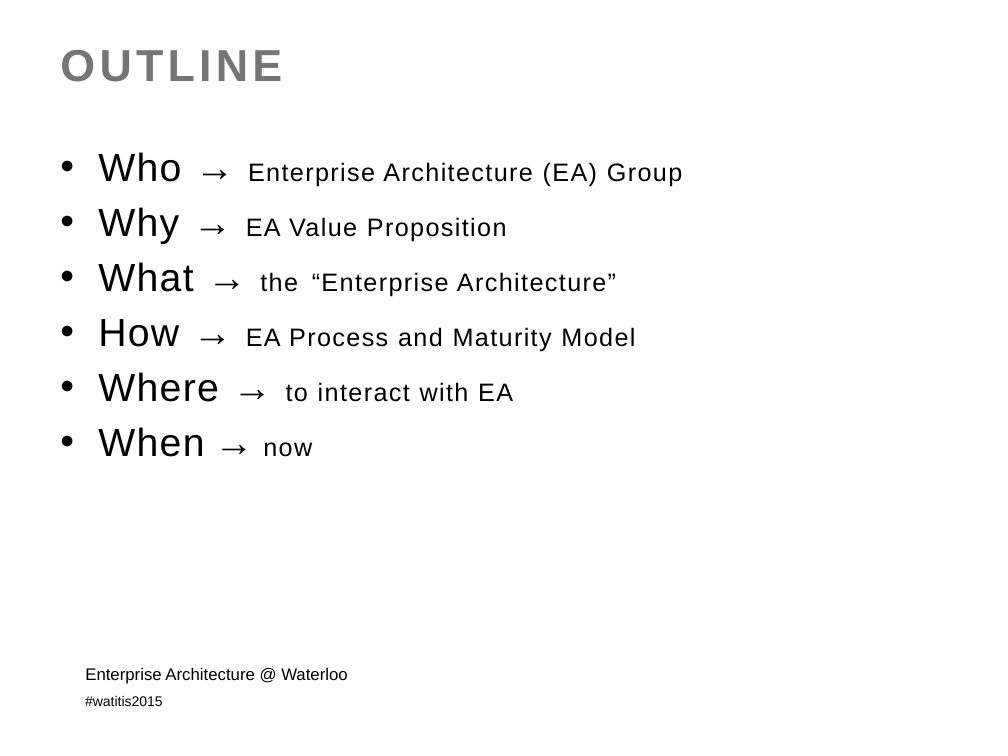
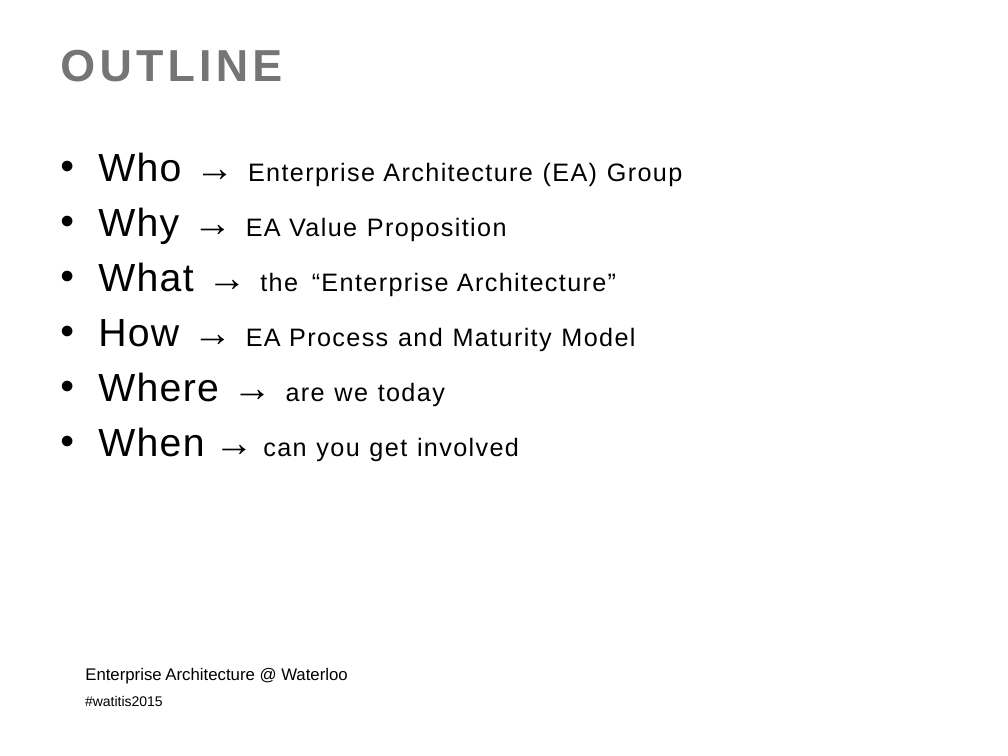
Before and after one commit to colinbellCA/presentation-istea-watitis2015, a slide deck: slide 2 of ISTEA-WatITis2015.pptx. Drawn at 1008x756 pixels with LibreOffice and Linux fonts; fonts in the diff are those of the drawing; background and template pictures are left out. Boxes give left, top, right and bottom in pixels: in the first picture for what was removed or moved away, otherwise in the second. Text is boxed around its words. In the diff, an @@ line names an element or a change of style, - is before the commit and + after.

```diff
--- a/ISTEA-WatITis2015.pptx
+++ b/ISTEA-WatITis2015.pptx
@@ text at box(98, 372, 519, 462): text changed @@
-• Where → to interact with EA
-• When → now
+• Where → are we today
+• When → can you get involved
```
Also in this commit, not shown: 3 other slides changed, 13 slides added, 1 slide removed, 4 other files.
